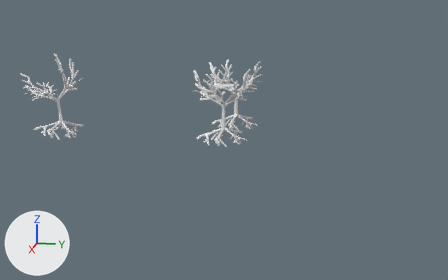
One commit to the Blender file FeasibilityTests/Assets/3D Models/tree2.blend: the scene before it, then after it.
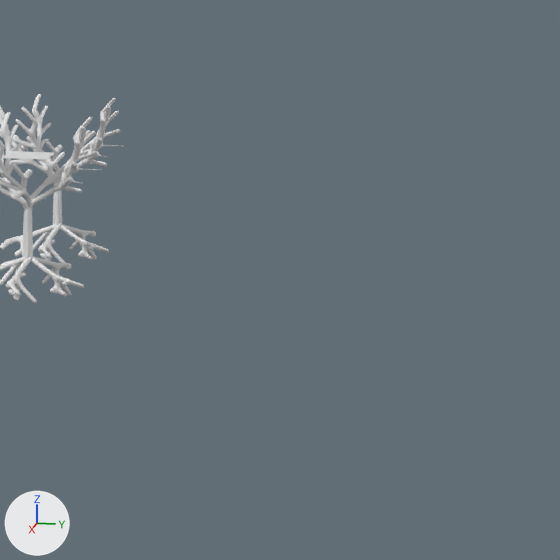
There are two pictures of each version: one whole from a 50 mm camera at (127.6, 63.1, 29.2) aimed at (-7.2, 36.1, -4.5), one close up on the part from 47% to 100% of the width and 7% to 91% of the height. Every picture has the same lights, and +X, +Y and +Z are marked at lower left.

The older version as bpy lines, for what is in view:
```python
me_plane_001 = bpy.data.meshes.new('Plane.001')
me_plane_001.from_pydata(...)  # 30 vertices, 0 faces, 29 loose edges; spans x -4.7..-0.1, y -0.2..6.9, z -3.4..12.3
me_plane_002 = bpy.data.meshes.new('Plane.002')
me_plane_002.from_pydata(...)  # 30 vertices, 0 faces, 29 loose edges; spans x -4.7..-0.1, y -0.2..6.9, z -3.4..12.3
ob_plane_001 = bpy.data.objects.new('Plane.001', me_plane_001)
ob_plane_001.location = (0.0, 37.5, 0.0)
ob_plane_001.rotation_euler = (0.0, 0.0, 2.574)  # degrees (0, 0, 147)
_m = ob_plane_001.modifiers.new('Skin', 'SKIN')
_m = ob_plane_001.modifiers.new('Subdivision', 'SUBSURF')
_m = ob_plane_001.modifiers.new('Array', 'ARRAY')
_m.count = 5
_m.use_relative_offset = False
_m.use_object_offset = True
_m.offset_object = ob_empty_001
_m = ob_plane_001.modifiers.new('SimpleDeform', 'SIMPLE_DEFORM')
_m.deform_axis = 'Z'
_m.factor = -1.738
_m.angle = -1.738
ob_plane_002 = bpy.data.objects.new('Plane.002', me_plane_002)
ob_plane_002.location = (-15.0, 37.5, 0.0)
ob_plane_002.rotation_euler = (0.0, 0.0, 2.574)  # degrees (0, 0, 147)
_m = ob_plane_002.modifiers.new('Skin', 'SKIN')
_m = ob_plane_002.modifiers.new('Subdivision', 'SUBSURF')
_m = ob_plane_002.modifiers.new('Array', 'ARRAY')
_m.count = 5
_m.use_relative_offset = False
_m.use_object_offset = True
_m.offset_object = ob_empty_002
_m = ob_plane_002.modifiers.new('SimpleDeform', 'SIMPLE_DEFORM')
_m.deform_axis = 'Z'
_m.factor = -1.738
_m.angle = -1.738
```
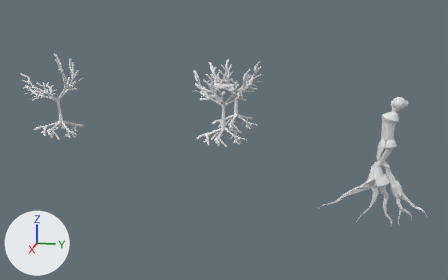
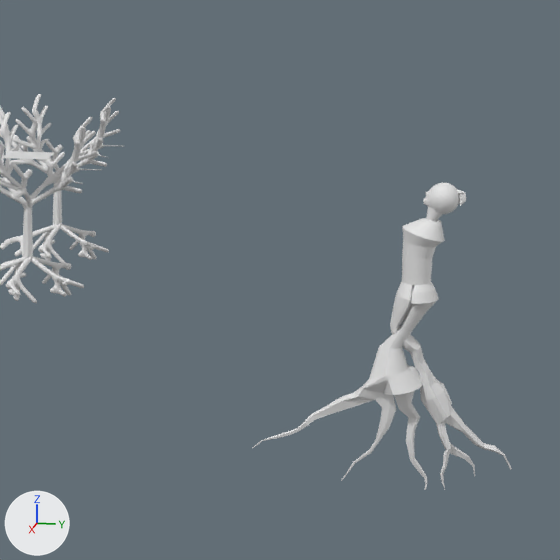
Pixel boxes (x1, y1, x2, y2) of what changed, in the close-ups (560 x 560 px):
'Sphere', added
    after: (252, 183, 512, 490)

The change in detail:
Mesh me_sphere is new.
It has 2109 vertices, 2141 faces, 1 loose edge and spans x -2.5..2.0, y -15.3..7.5, z -26.4..1.2.
Object 'Sphere' (ob_sphere) is new; it shows me_sphere.
Its location is (0.0, 73.3, 6.7).
